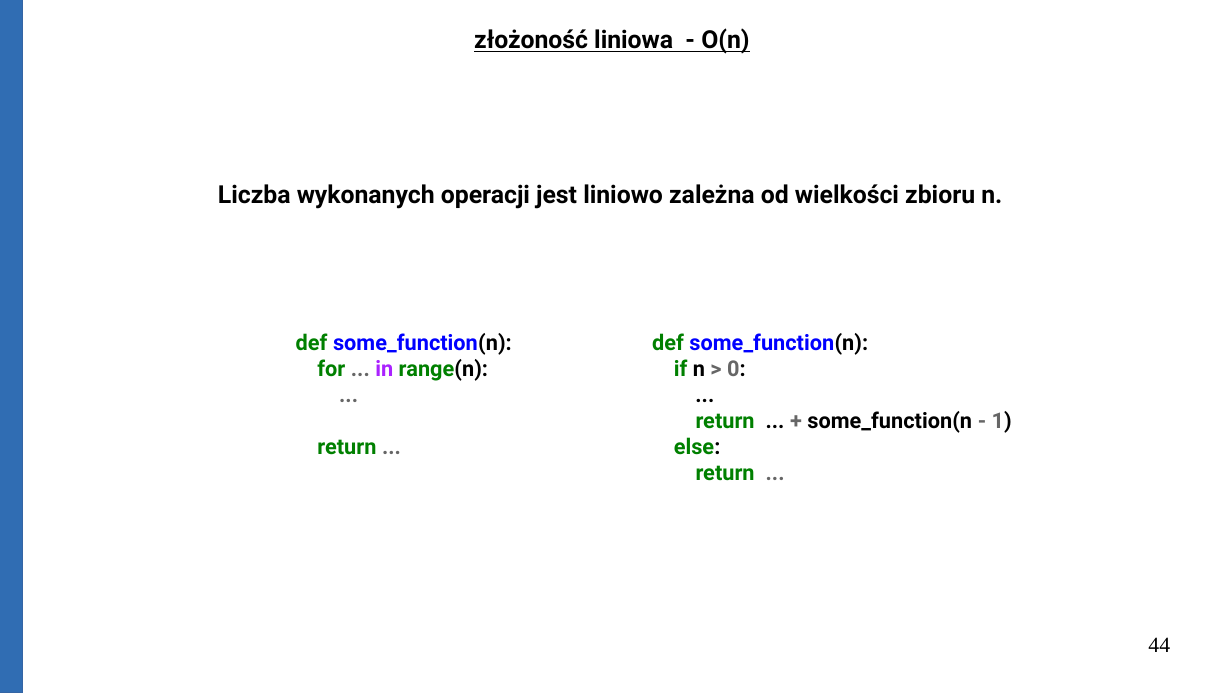
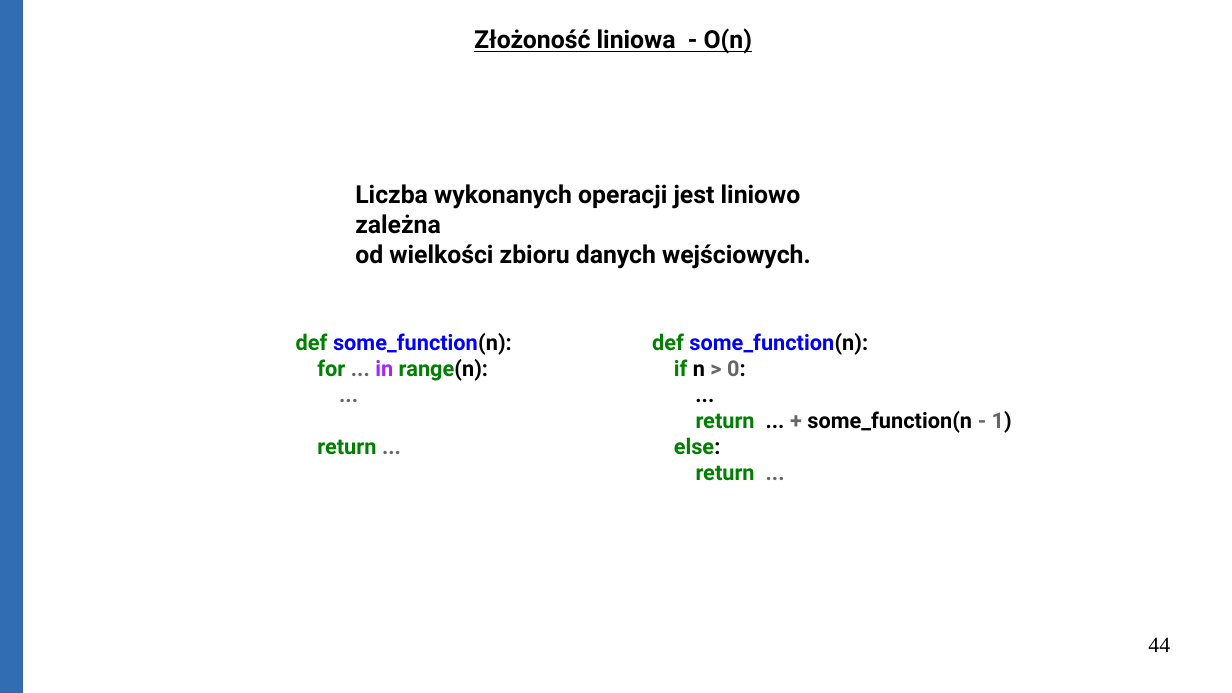
Before and after one commit to Michael-Wisniewski/algorithmic-workshop, a slide deck: slide 44 of Big_O.odp. Drawn at 1232x693 pixels with LibreOffice and Linux fonts; fonts in the diff are those of the drawing. Boxes give left, top, right and bottom in pixels: in the first picture for what was removed or moved away, otherwise in the second. Text is boxed around its words. In the diff, an @@ line names an element or a change of style, - is before the commit and + after.

```diff
--- a/Big_O.odp
+++ b/Big_O.odp
@@ text at bbox=[474, 28, 752, 54]: text changed @@
-złożoność liniowa - O(n)
+Złożoność liniowa - O(n)
@@ text at bbox=[355, 184, 811, 269]: text changed @@
-Liczba wykonanych operacji jest liniowo zależna od wielkości zbioru n.
+Liczba wykonanych operacji jest liniowo zależna
+od wielkości zbioru danych wejściowych.
```
Also in this commit, not shown: 19 other slides changed, 3 slides added, 1 slide removed, 2 other files.
